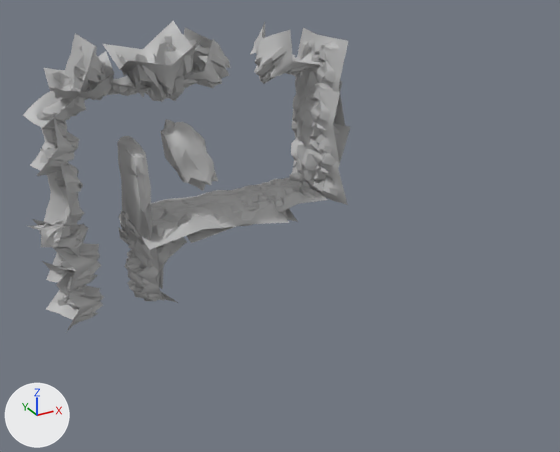
The FBX model Assets/God Hunt/Env/Background/Walls/Models/Walls_Room8.fbx, before and after one commit.
Camera for both pictures: a camera (50 mm lens) standing at (1.5, -90.4, 13.3) and looking at (40.9, -18.7, -22.5). Arrows for +X, +Y and +Z are at lower left; the lights stay in place. Where no turn or scale is listed for an object, it has been applied to the vertices.

The first picture shows 'Walls_Room8'.
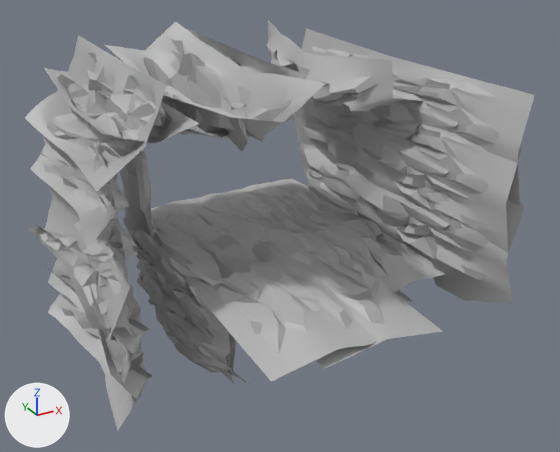
Edits to the bpy script that builds the scene:
```text
Change me_mesh:
    remove me_mesh.from_pydata(...)  # 6051 vertices, 5904 faces; spans x -20.8..20.8, y -6.3..6.7, z -18.5..18.5
    add me_mesh.from_pydata(...)  # 5802 vertices, 5410 faces; spans x -20.8..20.8, y -37.7..6.8, z -18.5..18.5
    me_mesh part 1: the loose piece of 249 vertices spanning x 16.0..20.0, y 0.8..4.7, z -6.6..-2.7 is scaled about its middle by (1, 3.71, 1), then moved by (0.0, -9.1, 0.0)
    me_mesh part 2: the loose piece of 240 vertices spanning x -8.7..1.2, y -3.9..5.8, z 9.6..18.5 is scaled about its middle by (1, 3.71, 1), then moved by (0.0, -14.0, 0.0)
    me_mesh part 3: the loose piece of 240 vertices spanning x 9.8..18.8, y -1.9..5.8, z 10.0..17.8 is scaled about its middle by (1, 3.71, 1), then moved by (0.0, -11.3, 0.0)
    me_mesh part 4: the loose piece of 240 vertices spanning x -4.6..6.0, y -1.9..5.8, z 10.3..17.6 is scaled about its middle by (1, 3.71, 1), then moved by (0.0, -11.3, 0.0)
    me_mesh part 5: the loose piece of 240 vertices spanning x -19.3..-10.4, y -2.0..5.6, z 7.9..18.0 is scaled about its middle by (1, 3.71, 1), then moved by (0.0, -11.7, 0.0)
    me_mesh part 6: the loose piece of 240 vertices spanning x 4.5..14.3, y -3.6..6.2, z -8.7..-4.8 is scaled about its middle by (1, 3.71, 1), then moved by (0.0, -13.0, 0.0)
    me_mesh part 7: the loose piece of 240 vertices spanning x 9.2..18.9, y -3.6..6.2, z -7.1..-4.2 is scaled about its middle by (1, 3.71, 1), then moved by (0.0, -13.0, 0.0)
    me_mesh part 8: the loose piece of 240 vertices spanning x 16.3..19.3, y -5.7..5.9, z -0.6..11.0 is scaled about its middle by (1, 3.71, 1), then moved by (0.0, -16.3, 0.0)
    me_mesh part 9: the loose piece of 240 vertices spanning x 16.9..20.0, y -5.7..5.9, z 4.8..16.1 is scaled about its middle by (1, 3.71, 1), then moved by (0.0, -16.3, 0.0)
    me_mesh part 10: the loose piece of 240 vertices spanning x -10.8..-2.6, y -2.2..5.9, z 10.8..13.4 is scaled about its middle by (1, 3.71, 1), then moved by (0.0, -11.5, 0.0)
    me_mesh part 11: the loose piece of 240 vertices spanning x -20.1..-12.8, y -1.9..5.8, z -13.9..-4.7 is scaled about its middle by (1, 3.71, 1), then moved by (0.0, -11.3, 0.0)
    me_mesh part 12: the loose piece of 240 vertices spanning x -20.8..-13.7, y -1.9..5.8, z -7.9..-4.5 is scaled about its middle by (1, 3.71, 1), then moved by (0.0, -11.2, 0.0)
    me_mesh part 13: the loose piece of 240 vertices spanning x -2.9..11.4, y -5.7..5.9, z -7.4..-4.8 is rebuilt with 240 vertices and now spans x -2.9..11.4, y -37.7..5.1, z -7.4..-4.8
    me_mesh part 14: the loose piece of 240 vertices spanning x -8.8..5.9, y -5.7..6.7, z -7.4..-4.4 is rebuilt with 240 vertices and now spans x -8.8..5.9, y -37.7..6.8, z -7.4..-4.4
    me_mesh part 15: the loose piece of 240 vertices spanning x -20.1..-14.0, y -1.9..6.3, z 2.4..10.6 is rebuilt with 240 vertices and now spans x -20.1..-14.0, y -23.7..6.7, z 2.4..10.6
    me_mesh part 16: the loose piece of 240 vertices spanning x -9.3..-2.1, y -1.9..6.4, z -12.7..-4.2 is rebuilt with 240 vertices and now spans x -9.3..-2.1, y -23.7..5.7, z -12.7..-4.2
    me_mesh part 17: a new loose piece of 240 vertices spanning x 16.5..20.8, y -37.7..5.2, z -7.6..4.6, in mat_m_walls_room8 (grey #bcbcbc)
    me_mesh part 18: a new loose piece of 240 vertices spanning x -19.4..-14.4, y -24.1..4.2, z -7.1..4.5, in mat_m_walls_room8 (grey #bcbcbc)
    me_mesh part 19: a new loose piece of 240 vertices spanning x -9.7..-4.1, y -23.7..5.0, z -16.9..-9.2, in mat_m_walls_room8 (grey #bcbcbc)
    me_mesh part 20: a new loose piece of 240 vertices spanning x -8.3..-1.9, y -23.7..4.9, z -15.2..-6.7, in mat_m_walls_room8 (grey #bcbcbc)
    me_mesh part 21: a new loose piece of 240 vertices spanning x -19.8..-13.1, y -23.7..5.0, z -18.5..-10.8, in mat_m_walls_room8 (grey #bcbcbc)
    me_mesh part 22: a new loose piece of 240 vertices spanning x -9.7..-3.3, y -23.7..5.0, z -18.1..-11.0, in mat_m_walls_room8 (grey #bcbcbc)
    me_mesh part 23: the loose piece of 249 vertices spanning x -4.4..1.7, y -6.3..0.2, z -1.1..7.5 is deleted
    me_mesh part 24: the loose piece of 240 vertices spanning x 16.5..20.8, y -5.7..5.9, z -6.7..4.6 is deleted
    me_mesh part 25: the loose piece of 240 vertices spanning x -19.4..-14.4, y -2.0..5.6, z -7.1..4.5 is deleted
    me_mesh part 26: the loose piece of 240 vertices spanning x -19.8..-13.1, y -1.9..5.8, z -18.5..-10.8 is deleted
    me_mesh part 27: 801 vertices removed from x -9.7..-1.9, y -2.7..5.8, z -18.1..5.0; 81 vertices added at x -9.1..-6.5, y -2.7..4.4, z -7.7..5.0
    me_mesh part 28: 239 vertices removed from x -17.4..-8.7, y -2.8..6.0, z 10.7..15.8; 239 vertices added at x -17.4..-8.7, y -27.0..5.6, z 10.7..15.8
```

Pixel boxes [x1, y1, x2, y2] of what changed, in the pictures (560 x 452 px; the box of a moved part takes in the faces that stretch with it):
'Walls_Room8', reshaped (56% wider, 32% taller)
    before: [23, 21, 350, 332]
    after: [25, 20, 535, 431]
part 1 of me_mesh, moved or reshaped
    before: [290, 167, 304, 182]
    after: [306, 178, 359, 216]
part 2 of me_mesh, moved or reshaped
    before: [103, 21, 205, 102]
    after: [105, 21, 326, 152]
part 3 of me_mesh, moved or reshaped
    before: [250, 22, 319, 84]
    after: [266, 20, 418, 111]
part 4 of me_mesh, moved or reshaped
    before: [159, 28, 231, 88]
    after: [187, 28, 303, 121]
part 5 of me_mesh, moved or reshaped
    before: [23, 33, 102, 130]
    after: [25, 35, 167, 191]
part 6 of me_mesh, moved or reshaped
    before: [233, 185, 298, 222]
    after: [226, 189, 414, 302]
part 7 of me_mesh, moved or reshaped
    before: [257, 177, 328, 213]
    after: [240, 179, 445, 292]
part 8 of me_mesh, moved or reshaped
    before: [292, 79, 342, 164]
    after: [295, 99, 522, 253]
part 9 of me_mesh, moved or reshaped
    before: [294, 28, 348, 126]
    after: [302, 29, 535, 205]
part 10 of me_mesh, moved or reshaped
    before: [108, 75, 163, 96]
    after: [160, 81, 230, 139]
part 11 of me_mesh, moved or reshaped
    before: [32, 219, 101, 303]
    after: [34, 222, 149, 394]
part 12 of me_mesh, moved or reshaped
    before: [28, 220, 89, 257]
    after: [28, 228, 137, 338]
part 13 of me_mesh, rebuilt (129% wider, 225% taller)
    before: [182, 189, 289, 243]
    after: [197, 191, 443, 369]
part 14 of me_mesh, rebuilt (119% wider, 238% taller)
    before: [140, 196, 252, 250]
    after: [150, 197, 396, 382]
part 15 of me_mesh, rebuilt (96% wider, 91% taller)
    before: [30, 113, 80, 176]
    after: [30, 125, 129, 246]
part 16 of me_mesh, rebuilt (127% wider, 112% taller)
    before: [118, 208, 165, 275]
    after: [123, 211, 231, 354]
part 17 of me_mesh, added
    after: [299, 143, 525, 303]
part 18 of me_mesh, added
    after: [40, 152, 138, 341]
part 19 of me_mesh, added
    after: [136, 260, 237, 384]
part 20 of me_mesh, added
    after: [174, 285, 236, 370]
part 21 of me_mesh, added
    after: [44, 264, 152, 431]
part 22 of me_mesh, added
    after: [137, 270, 249, 384]
part 23 of me_mesh, deleted
    before: [160, 119, 218, 191]
part 24 of me_mesh, deleted
    before: [291, 123, 350, 205]
